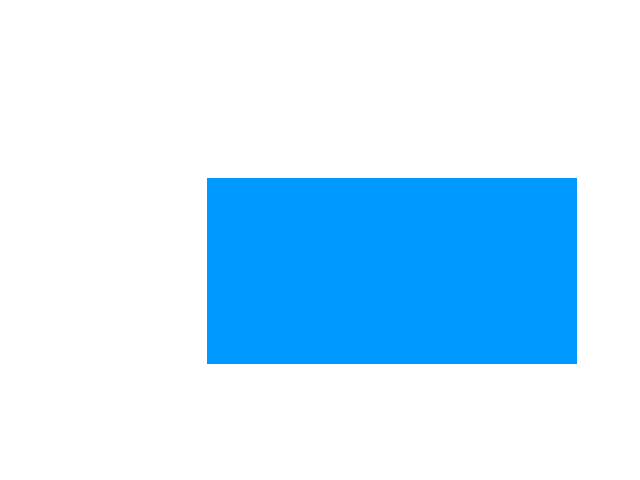
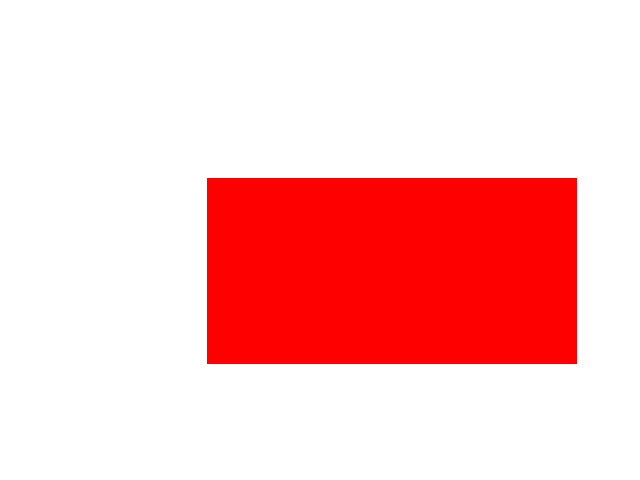
Layers edited between the first and the second w=640, h=480 image:
painted on "Rectangle 1" over left=207, top=178, right=577, bottom=364
